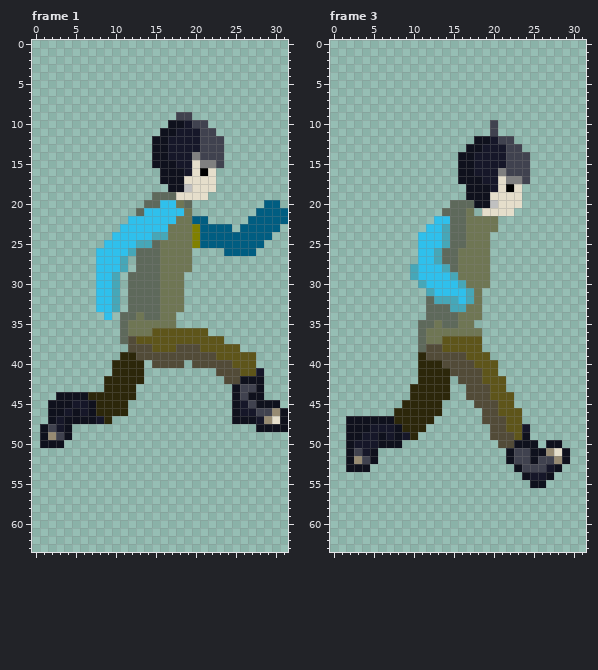
File history of a animated GIF sprite, Sprites/Player/Player_WalkRightWIP.gif. Above, as it was before the edit.
The file is 128x256 pixels, drawn in blocks of 4x4; one block is one cell here. Shown: frame 1, frame 3. The commit also changed other frames, which this record leaves out.
Now the later version:
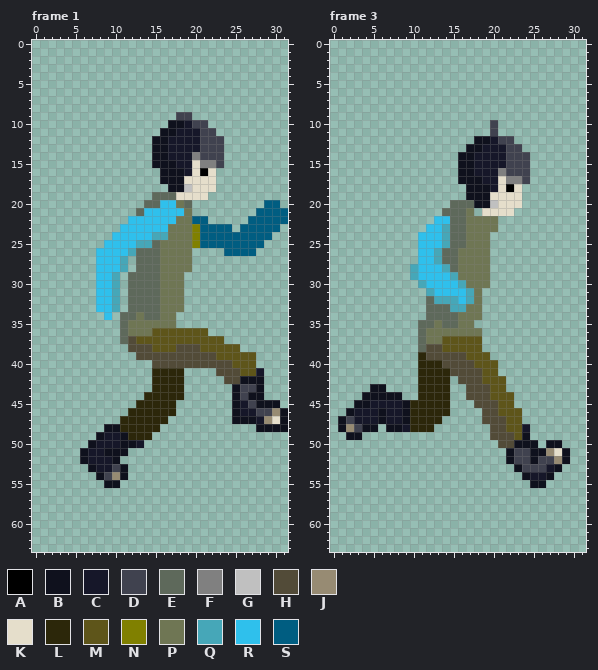
Palette (. is transparent): A #000000  B #0f111d  C #161729  D #40424f  E #5e695b  F #808080  G #c0c0c0  H #524b38  J #978b73  K #e5decb  L #2c270a  M #5e551a  N #808000  P #6f7654  Q #46a7b8  R #2fc0ec  S #005d81
Commit message: Tweaked the animation on the legs
Change:
{"where": "frame 1"}
{"frame":1,"y":39,"x":11,"old":"LL","new":".."}
{"frame":1,"y":40,"x":10,"old":"LLLL","new":"...."}
{"frame":1,"y":40,"x":19,"old":".","new":"H"}
{"frame":1,"y":41,"x":10,"old":"LLLL","new":"...."}
{"frame":1,"y":41,"x":15,"old":"....","new":"LLLL"}
{"frame":1,"y":42,"x":9,"old":"LLLLL","new":"....."}
{"frame":1,"y":42,"x":15,"old":"....","new":"LLLL"}
{"frame":1,"y":43,"x":9,"old":"LLLL","new":"...."}
{"frame":1,"y":43,"x":15,"old":"....","new":"LLLL"}
{"frame":1,"y":44,"x":3,"old":"BBBBLLLLLL","new":".........."}
{"frame":1,"y":44,"x":14,"old":".....","new":"LLLLL"}
{"frame":1,"y":45,"x":2,"old":"BBBCCBLLLL","new":".........."}
{"frame":1,"y":45,"x":13,"old":".....","new":"LLLLL"}
{"frame":1,"y":46,"x":2,"old":"BBCBCBLLLL......","new":"..........LLLLLL"}
{"frame":1,"y":47,"x":2,"old":"BCBBBBCL","new":"........"}
{"frame":1,"y":47,"x":11,"old":"......","new":"LLLLLL"}
{"frame":1,"y":48,"x":1,"old":"BDCB","new":"...."}
{"frame":1,"y":48,"x":9,"old":".......","new":"BBLLLLL"}
{"frame":1,"y":49,"x":1,"old":"BJDB","new":"...."}
{"frame":1,"y":49,"x":8,"old":".......","new":"BCCBLLL"}
{"frame":1,"y":50,"x":1,"old":"BBB","new":"..."}
{"frame":1,"y":50,"x":7,"old":".......","new":"BCCCBBC"}
{"frame":1,"y":51,"x":6,"old":"......","new":"BCCBBB"}
{"frame":1,"y":52,"x":6,"old":".....","new":"BCCCB"}
{"frame":1,"y":53,"x":7,"old":".....","new":"BCCDB"}
{"frame":1,"y":54,"x":8,"old":"....","new":"BDJB"}
{"frame":1,"y":55,"x":9,"old":"..","new":"BB"}
{"where": "frame 3"}
{"frame":3,"y":43,"x":5,"old":"..","new":"BB"}
{"frame":3,"y":43,"x":10,"old":"L","new":"."}
{"frame":3,"y":44,"x":4,"old":".....","new":"BBBBB"}
{"frame":3,"y":44,"x":10,"old":"L","new":"."}
{"frame":3,"y":45,"x":3,"old":"......L","new":"BBCCCCB"}
{"frame":3,"y":45,"x":14,"old":".","new":"L"}
{"frame":3,"y":46,"x":2,"old":"......LL","new":"BCCCBCCB"}
{"frame":3,"y":46,"x":14,"old":".","new":"L"}
{"frame":3,"y":47,"x":1,"old":".BBBB","new":"BDCCC"}
{"frame":3,"y":47,"x":7,"old":"BLL","new":"CCB"}
{"frame":3,"y":47,"x":13,"old":".","new":"L"}
{"frame":3,"y":48,"x":1,"old":".BB","new":"BJD"}
{"frame":3,"y":48,"x":5,"old":"CCC","new":"B.B"}
{"frame":3,"y":48,"x":9,"old":"L","new":"C"}
{"frame":3,"y":48,"x":12,"old":".","new":"L"}
{"frame":3,"y":49,"x":4,"old":"CCBCBCL","new":"......."}
{"frame":3,"y":50,"x":2,"old":"BCCCBBB","new":"......."}
{"frame":3,"y":51,"x":2,"old":"BDCB","new":"...."}
{"frame":3,"y":52,"x":2,"old":"BJDB","new":"...."}
{"frame":3,"y":53,"x":2,"old":"BBB","new":"..."}
